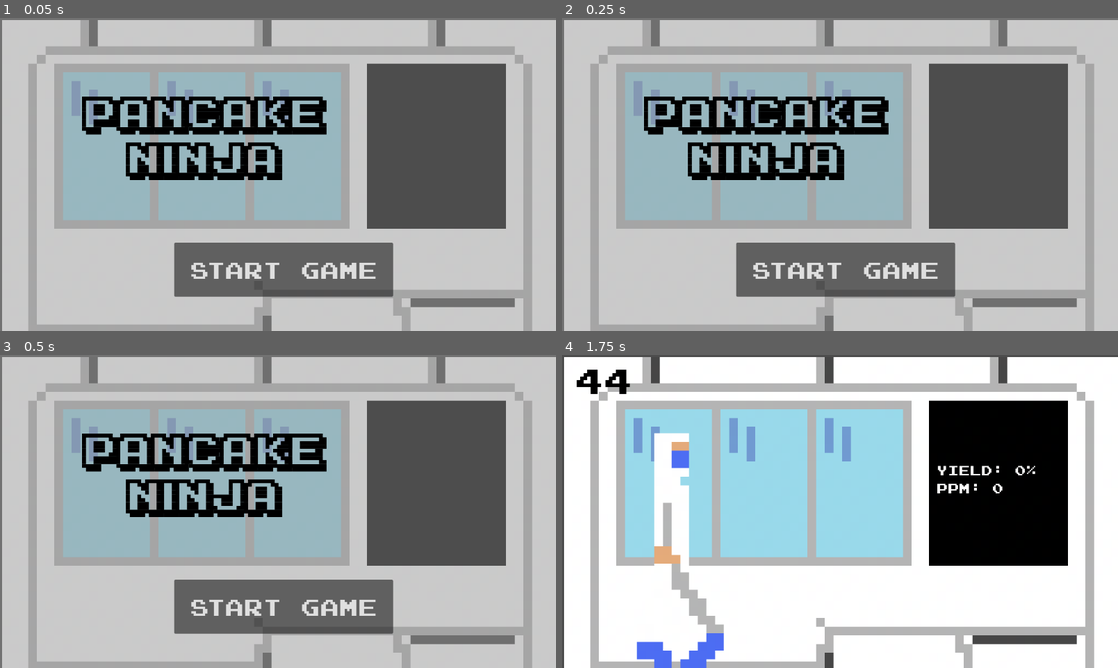
Above: before the commit, frames 1-4 (two rows, left to right).
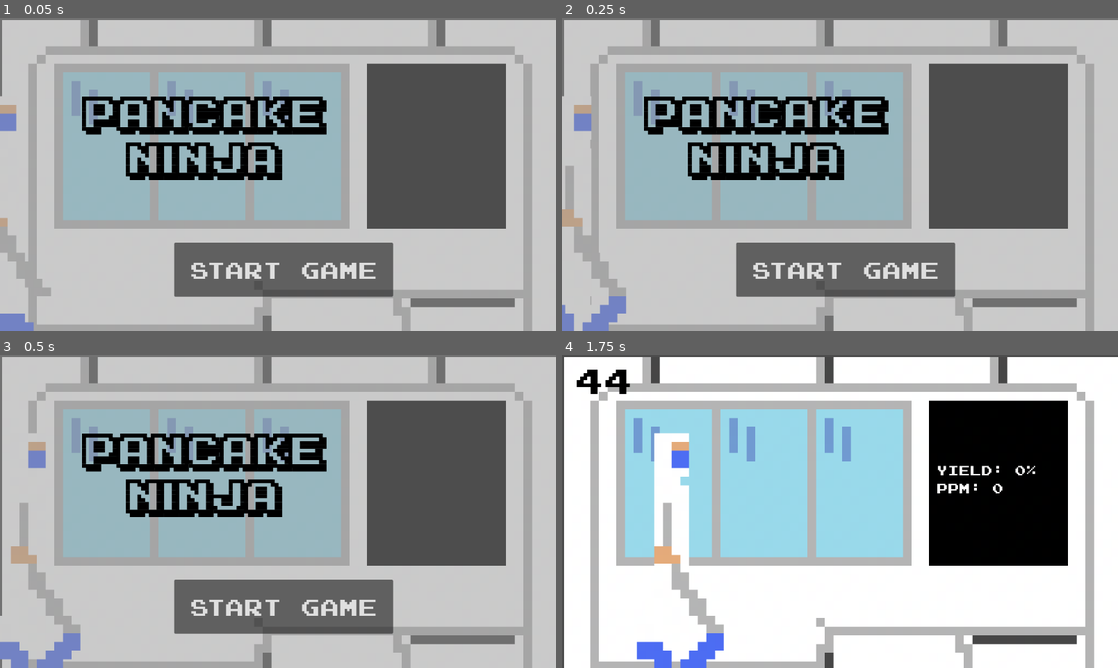
Above: after the commit, the same moments.

Repository: pancake-ninja-game/pancake-ninja
Game: Godot game, scene res://scenes/main.tscn
The game is run twice, just before and just after one commit, with the same random seed, the same clock (stepped at 60 frames per second) and the same inputs.
Inputs (mouse positions are in pixels of both pictures, inside the frame that each line leads up to):
- Up to frame 1 (0.05 s): no input
- Up to frame 2 (0.25 s): no input
- Up to frame 3 (0.5 s): no input
- Up to frame 4 (1.75 s): click "Start Game" at 0.5 s; move the mouse to (962, 495) at 1.27 s; click (962, 495) at 1.42 s

The runs differ from the first frame. In frame 1, 1.3% of the frame differs, in the area x 0-10%, y 24-100%; in frame 2, 2.2%; in frame 3, 2.8%, in the area x 0-15%, y 25-100%; in frame 4, nothing differs.

Commit message:
Add operator to start and end screen

Diff:
--- a/scenes/main.tscn
+++ b/scenes/main.tscn
@@ -7,7 +7,6 @@
 [ext_resource type="FontFile" uid="uid://djtkfpxfy8ik1" path="res://assets/joystix monospace.otf" id="4_0oxkk"]
 [ext_resource type="AudioStream" uid="uid://baobi0wpuejlx" path="res://assets/chiptune-action-song-for-boss-fights-265979.mp3" id="4_op14f"]
 [ext_resource type="PackedScene" uid="uid://ktheoxfna7ep" path="res://scenes/operator.tscn" id="4_sjucg"]
-[ext_resource type="AudioStream" uid="uid://b47ixmnrdys0g" path="res://assets/sword-sound-2-36274.mp3" id="5_674r5"]
 [ext_resource type="Texture2D" uid="uid://bnihv27jghrgt" path="res://assets/operator_idle.png" id="5_eob18"]
 [ext_resource type="AudioStream" uid="uid://br73bgdoq5ctd" path="res://assets/8-bit-game-4-188106.mp3" id="6_443fb"]
 [ext_resource type="Texture2D" uid="uid://dyqwd3ge2rlqb" path="res://assets/operator_walking.png" id="6_udd42"]
@@ -60,11 +59,6 @@
 sprite_walking_alt = ExtResource("5_eob18")
 sprite_cutting = ExtResource("7_b53us")
 
-[node name="CutSound" type="AudioStreamPlayer2D" parent="GameLayer/Operator"]
-position = Vector2(0, -320)
-stream = ExtResource("5_674r5")
-volume_db = 4.457
-
 [node name="CanvasLayer" type="CanvasLayer" parent="GameLayer"]
 
 [node name="ScoreLabel" type="Label" parent="GameLayer/CanvasLayer"]
@@ -80,6 +74,13 @@
 [node name="AudioStreamPlayer2D" type="AudioStreamPlayer2D" parent="GameLayer"]
 
 [node name="StartScreen" type="CanvasLayer" parent="."]
+
+[node name="Operator" parent="StartScreen" instance=ExtResource("4_sjucg")]
+position = Vector2(0, 320)
+sprite_idle = ExtResource("5_eob18")
+sprite_walking = ExtResource("6_udd42")
+sprite_walking_alt = ExtResource("5_eob18")
+sprite_cutting = ExtResource("7_b53us")
 
 [node name="ColorRect" type="ColorRect" parent="StartScreen"]
 offset_right = 1296.0
@@ -108,6 +109,13 @@
 text = "Start Game"
 
 [node name="EndScreen" type="CanvasLayer" parent="."]
+
+[node name="Operator" parent="EndScreen" instance=ExtResource("4_sjucg")]
+position = Vector2(0, 320)
+sprite_idle = ExtResource("5_eob18")
+sprite_walking = ExtResource("6_udd42")
+sprite_walking_alt = ExtResource("5_eob18")
+sprite_cutting = ExtResource("7_b53us")
 
 [node name="ColorRect" type="ColorRect" parent="EndScreen"]
 offset_right = 1296.0
--- a/scenes/operator.tscn
+++ b/scenes/operator.tscn
@@ -1,7 +1,8 @@
-[gd_scene load_steps=3 format=3 uid="uid://ktheoxfna7ep"]
+[gd_scene load_steps=4 format=3 uid="uid://ktheoxfna7ep"]
 
 [ext_resource type="Script" path="res://scripts/operator.gd" id="1_qhaqu"]
 [ext_resource type="Texture2D" uid="uid://rf2xma5i5lbo" path="res://assets/operator.png" id="2_us6tp"]
+[ext_resource type="AudioStream" uid="uid://b47ixmnrdys0g" path="res://assets/sword-sound-2-36274.mp3" id="3_trqek"]
 
 [node name="Operator" type="Node2D"]
 script = ExtResource("1_qhaqu")
@@ -13,3 +14,8 @@
 [node name="Sprite2D" type="Sprite2D" parent="."]
 
 [node name="AnimationPlayer" type="AnimationPlayer" parent="."]
+
+[node name="CutSound" type="AudioStreamPlayer2D" parent="."]
+position = Vector2(0, -320)
+stream = ExtResource("3_trqek")
+volume_db = 4.457
Not shown: 1 places in scenes/main.tscn that only renumber resources
